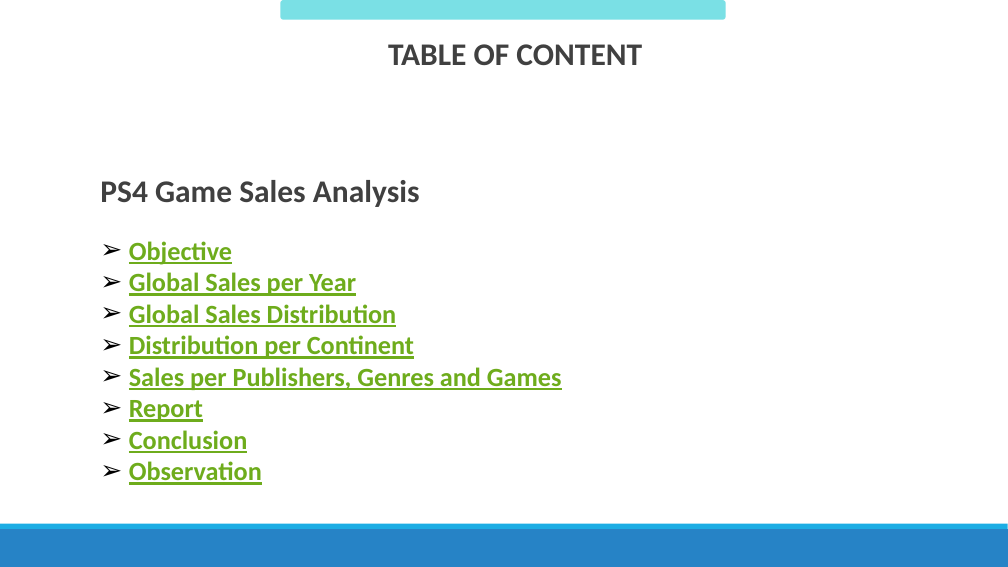
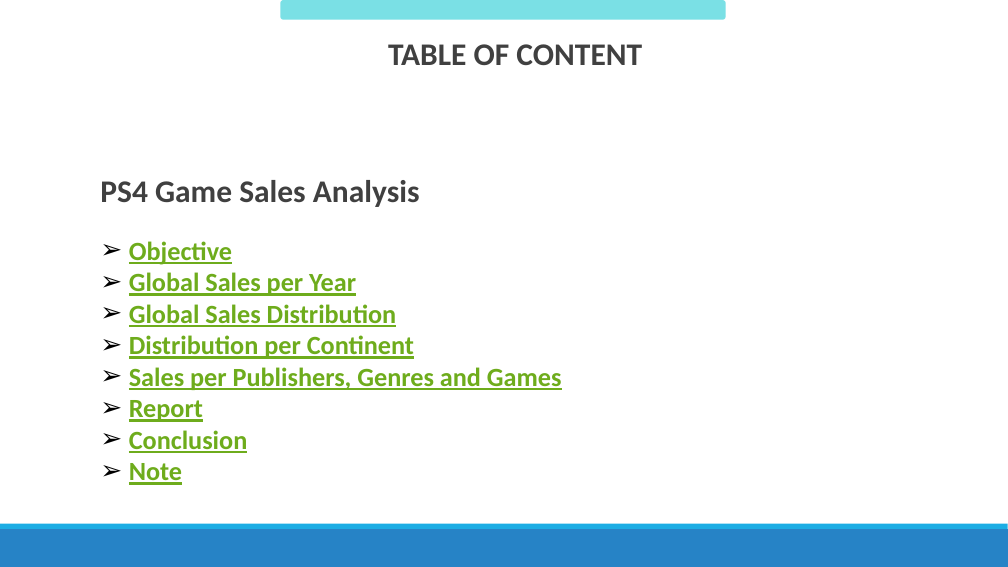
Before and after one commit to RiquelmoFerreira/DataAnalysisGame_Sales_PRoject, a slide deck: slide 13 of Apresentacao-Presentation.pptx. Drawn at 1008x567 pixels with LibreOffice and Linux fonts; fonts in the diff are those of the drawing. Boxes give left, top, right and bottom in pixels: in the first picture for what was removed or moved away, otherwise in the second. Text is boxed around its words. In the diff, an @@ line names an element or a change of style, - is before the commit and + after.

```diff
--- a/Apresentacao-Presentation.pptx
+++ b/Apresentacao-Presentation.pptx
@@ text at (129,463,182,485): text changed @@
-➢ Observation
+➢ Note
```
Also in this commit, not shown: 1 other slide changed.
